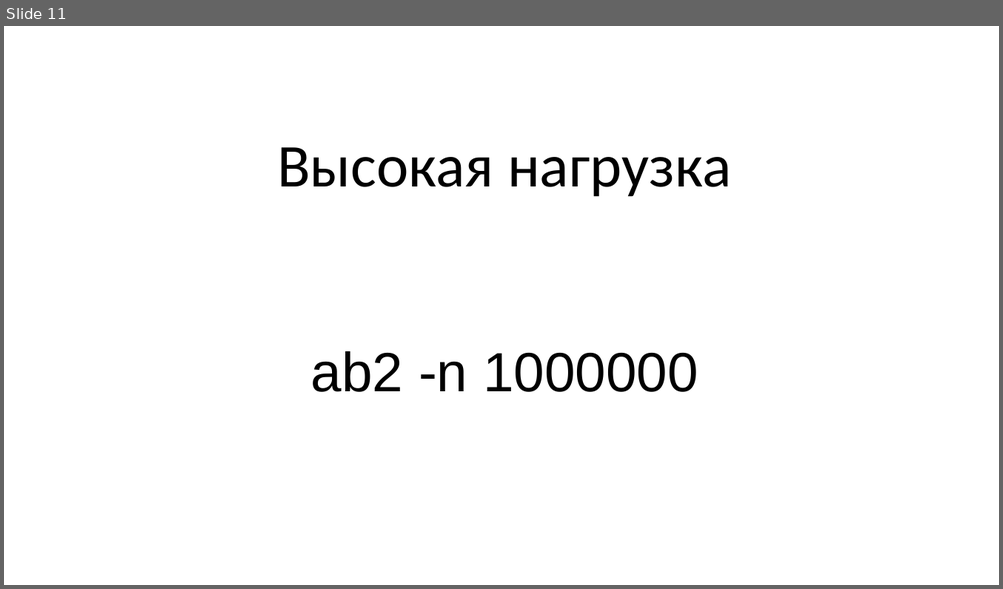
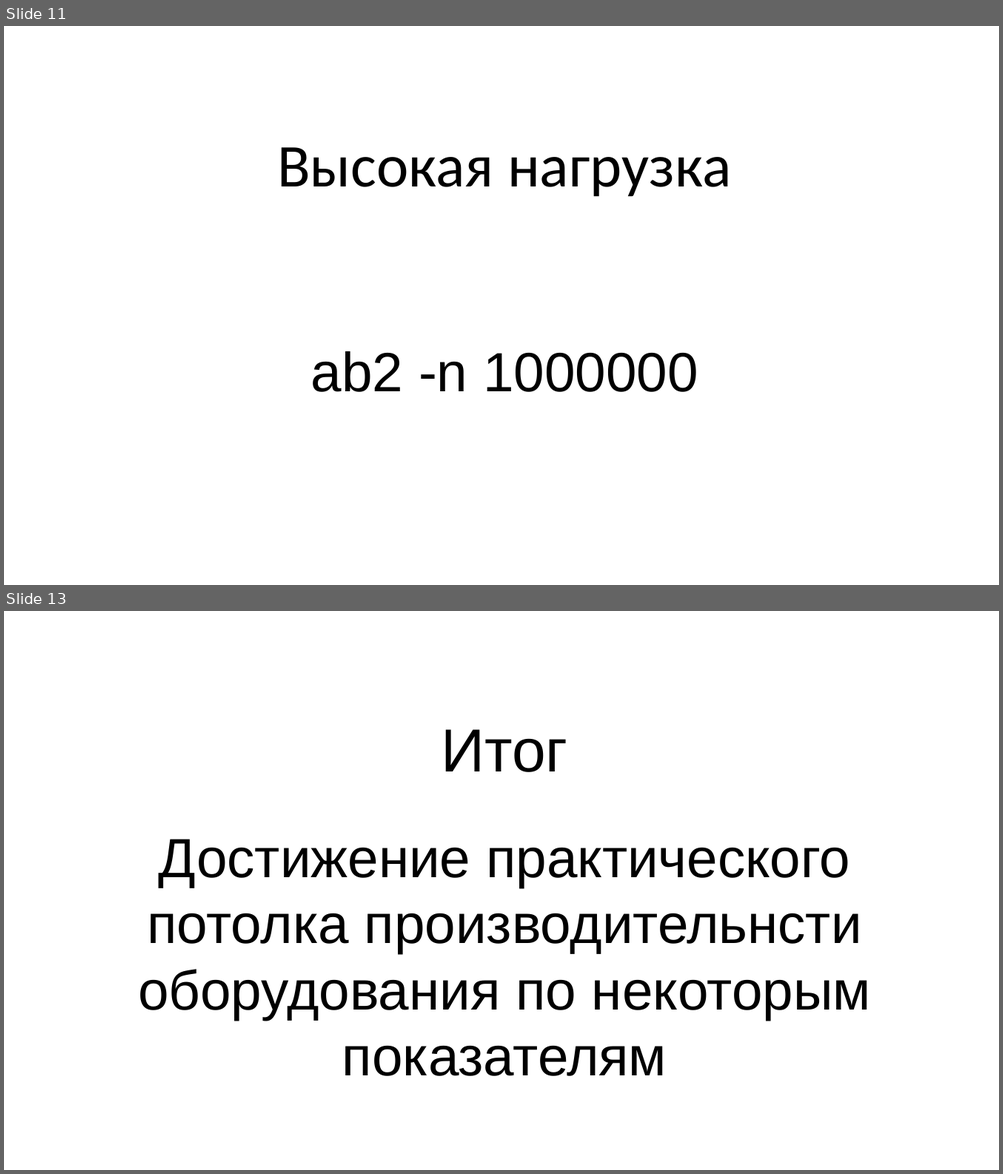
Before and after one commit to Mons/perl-ex, a slide deck: drafts/AE-Highload.odp. Shown one above the other, each under a label of ours: slide 11 before the commit, slides 11 and 13 after it; the slides between them are not shown. The pictures are 1003x589 and 1003x1174 pixels, drawn with LibreOffice and Linux fonts; fonts in the diff are those of the drawing; background and template pictures are left out. Boxes give left, top, right and bottom in pixels: in the first picture for what was removed or moved away, otherwise in the second. Text is boxed around its words. In the diff, an @@ line names an element or a change of style, - is before the commit and + after.

```diff
--- a/drafts/AE-Highload.odp
+++ b/drafts/AE-Highload.odp
@@ slide 13 added at [4, 611, 999, 1170], background #FFFFFF @@
@@ title added at [441, 729, 567, 772], 44 pt, text #000000 @@
+Итог
@@ subtitle added at [138, 839, 871, 1076], 40 pt, text #000000 @@
+Достижение практического потолка производительнсти оборудования по некоторым показателям
```
Also in this commit, not shown: 2 slides changed, 23 other slides added, 1 slide removed, 1 other file.
